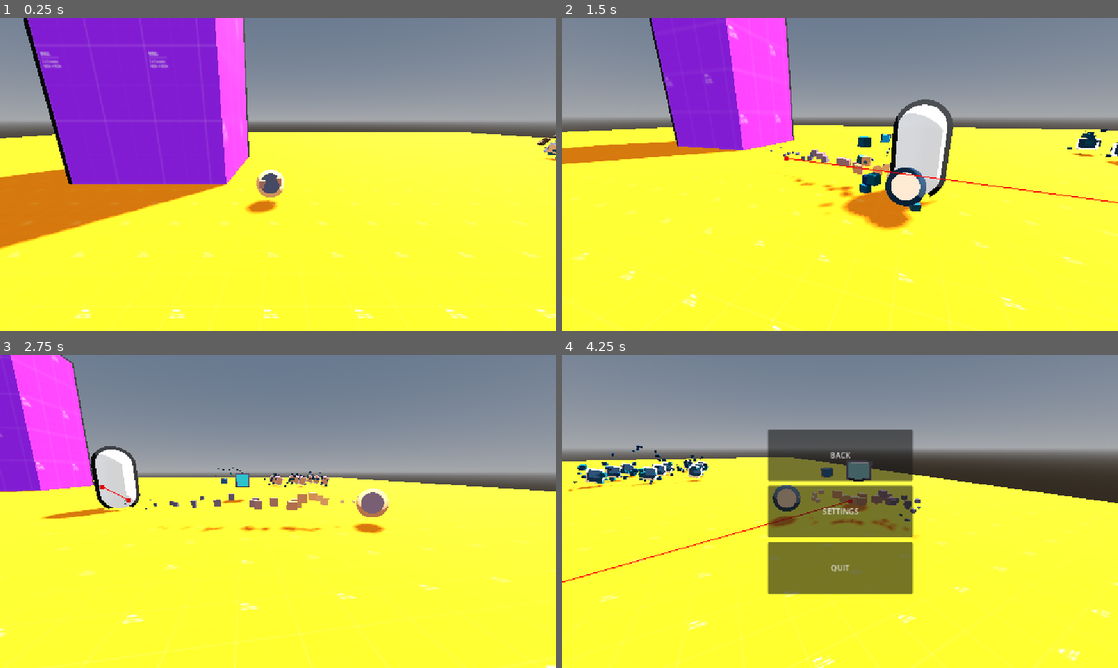
Above: before the commit, frames 1-4 (two rows, left to right).
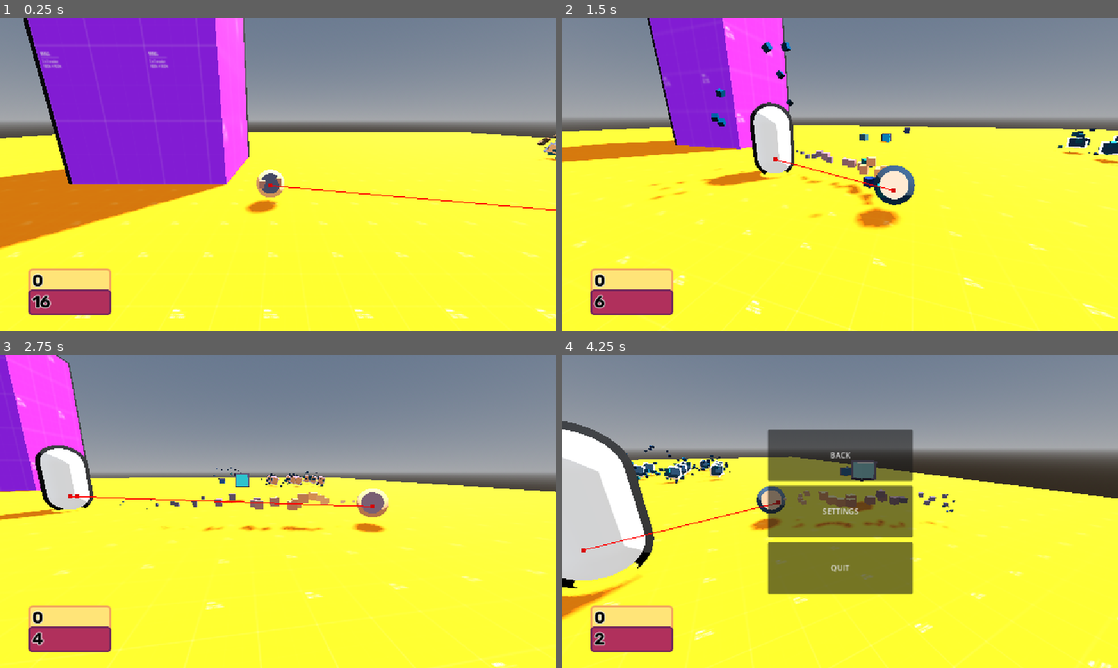
Above: after the commit, the same moments.

Repository: cookie1170/pirate-software-jam
Game: Godot game, scene res://levels/level.tscn
Same seed, same stepped clock (60 frames per second), same inputs: the game is played once before the commit and once after it.
Inputs (mouse positions are in pixels of both pictures, inside the frame that each line leads up to):
- Up to frame 1 (0.25 s): no input
- Up to frame 2 (1.5 s): tap Enter at 0.5 s; move the mouse to (867, 174) at 0.52 s; press the mouse at (867, 174) at 0.53 s; hold D (right) 0.53-1.28 s; tap Space (jump) at 0.77 s; move the mouse to (812, 174) at 1.27 s; release the mouse at (812, 174) at 1.28 s; hold S (back) from 1.28 s (still down); tap W (forw) at 1.35 s
- Up to frame 3 (2.75 s): tap Space (jump) at 1.52 s; move the mouse to (289, 505) at 2.02 s; release S (back) at 2.03 s; press the mouse at (289, 505) at 2.03 s; hold D (right) from 2.03 s (still down)
- Up to frame 4 (4.25 s): move the mouse to (834, 517) at 2.77 s; release the mouse at (834, 517) at 2.78 s; tap W (forw) at 2.85 s; tap Space (jump) at 3.02, 3.77 s; move the mouse to (878, 514) at 3.52 s; release D (right) at 3.53 s; press the mouse at (878, 514) at 3.53 s; hold A (left) from 3.53 s (still down); tap ` (pause) at 4.15 s

The runs differ from the first frame. In frame 1, 2.4% of the frame differs, in the area x 5-100%, y 52-95%; in frame 2, 13%; in frame 3, 8.6%; in frame 4, 14%, in the area x 0-100%, y 21-100%.

Commit message:
i have no idea

Diff:
--- a/common/hitbox.gd
+++ b/common/hitbox.gd
@@ -1,9 +1,10 @@
 class_name Hitbox
 extends Area3D
 
-@export var damage : int = 4
+@export_range(0, 100) var damage : int = 4
 @export var has_pierce : bool = true
-@export var pierce : int = 1
+@export_range(1, 20) var pierce : int = 1
+@export_range(0, 10) var knockback : float = 5
 @export_enum("Player", "Enemy") var type : String
 
 func _ready() -> void:
--- /dev/null
+++ b/common/ui/hud/hud.gd
@@ -0,0 +1,7 @@
+extends Control
+
+@onready var player : Player = get_tree().get_first_node_in_group("player")
+
+func _physics_process(delta: float) -> void:
+	%CoinLabel.text = str(player.coins)
+	%BlockLabel.text = str(player.block_amount)
--- /dev/null
+++ b/common/ui/hud/hud.tscn
@@ -0,0 +1,101 @@
+[gd_scene load_steps=5 format=3 uid="uid://ptj3tog7skao"]
+
+[ext_resource type="Script" uid="uid://bbq1uagk4q68d" path="res://common/ui/hud/hud.gd" id="1_wuvj5"]
+[ext_resource type="FontFile" uid="uid://crgj5nxei62tk" path="res://common/ui/Rubik-Bold.ttf" id="2_862u4"]
+
+[sub_resource type="StyleBoxFlat" id="StyleBoxFlat_wuvj5"]
+bg_color = Color(1, 0.894118, 0.470588, 1)
+border_width_left = 4
+border_width_top = 4
+border_width_right = 4
+border_width_bottom = 4
+border_color = Color(0.94902, 0.65098, 0.368627, 1)
+corner_radius_top_left = 8
+corner_radius_top_right = 8
+corner_radius_bottom_right = 8
+corner_radius_bottom_left = 8
+
+[sub_resource type="StyleBoxFlat" id="StyleBoxFlat_aklx7"]
+bg_color = Color(0.690196, 0.188235, 0.360784, 1)
+border_width_left = 4
+border_width_top = 4
+border_width_right = 4
+border_width_bottom = 4
+border_color = Color(0.45098, 0.152941, 0.360784, 1)
+corner_radius_top_left = 8
+corner_radius_top_right = 8
+corner_radius_bottom_right = 8
+corner_radius_bottom_left = 8
+
+[node name="HUD" type="Control"]
+layout_mode = 3
+anchors_preset = 15
+anchor_right = 1.0
+anchor_bottom = 1.0
+grow_horizontal = 2
+grow_vertical = 2
+mouse_filter = 2
+script = ExtResource("1_wuvj5")
+
+[node name="VBoxContainer" type="VBoxContainer" parent="."]
+layout_mode = 1
+anchors_preset = -1
+anchor_left = 0.05
+anchor_top = 0.8
+anchor_right = 0.2
+anchor_bottom = 0.95
+grow_vertical = 0
+mouse_filter = 2
+theme_override_constants/separation = -10
+
+[node name="CoinPanel" type="PanelContainer" parent="VBoxContainer"]
+layout_mode = 2
+size_flags_vertical = 3
+mouse_filter = 2
+theme_override_styles/panel = SubResource("StyleBoxFlat_wuvj5")
+
+[node name="CoinHBox" type="HBoxContainer" parent="VBoxContainer/CoinPanel"]
+layout_mode = 2
+mouse_filter = 2
+
+[node name="CoinSprite" type="TextureRect" parent="VBoxContainer/CoinPanel/CoinHBox"]
+layout_mode = 2
+mouse_filter = 2
+
+[node name="CoinLabel" type="Label" parent="VBoxContainer/CoinPanel/CoinHBox"]
+unique_name_in_owner = true
+layout_mode = 2
+size_flags_horizontal = 8
+theme_override_colors/font_color = Color(0, 0, 0, 1)
+theme_override_colors/font_shadow_color = Color(0, 0, 0, 0.470588)
+theme_override_colors/font_outline_color = Color(1, 1, 1, 1)
+theme_override_constants/outline_size = 16
+theme_override_fonts/font = ExtResource("2_862u4")
+theme_override_font_sizes/font_size = 32
+text = "%s"
+
+[node name="BlockPanel" type="PanelContainer" parent="VBoxContainer"]
+layout_mode = 2
+size_flags_vertical = 3
+mouse_filter = 2
+theme_override_styles/panel = SubResource("StyleBoxFlat_aklx7")
+
+[node name="BlockHBox" type="HBoxContainer" parent="VBoxContainer/BlockPanel"]
+layout_mode = 2
+mouse_filter = 2
+
+[node name="BlockSprite" type="TextureRect" parent="VBoxContainer/BlockPanel/BlockHBox"]
+layout_mode = 2
+mouse_filter = 2
+
+[node name="BlockLabel" type="Label" parent="VBoxContainer/BlockPanel/BlockHBox"]
+unique_name_in_owner = true
+layout_mode = 2
+size_flags_horizontal = 8
+theme_override_colors/font_color = Color(0, 0, 0, 1)
+theme_override_colors/font_shadow_color = Color(0, 0, 0, 0.470588)
+theme_override_colors/font_outline_color = Color(1, 1, 1, 1)
+theme_override_constants/outline_size = 16
+theme_override_fonts/font = ExtResource("2_862u4")
+theme_override_font_sizes/font_size = 32
+text = "%s"
--- a/common/pause_menu/pause_menu.tscn
+++ b/common/ui/pause_menu/pause_menu.tscn
@@ -1,6 +1,6 @@
 [gd_scene load_steps=3 format=3 uid="uid://yph83yaseuro"]
 
-[ext_resource type="Script" uid="uid://dwo7iwr3inwrf" path="res://common/pause_menu/pause_menu.gd" id="1_go8nb"]
+[ext_resource type="Script" uid="uid://dwo7iwr3inwrf" path="res://common/ui/pause_menu/pause_menu.gd" id="1_go8nb"]
 [ext_resource type="PackedScene" uid="uid://px6a2dg8cawb" path="res://addons/modular-settings-menu/scenes/settings.tscn" id="2_dndfr"]
 
 [node name="Pause" type="Control"]
--- a/enemies/basic_enemy.gd
+++ b/enemies/basic_enemy.gd
@@ -10,6 +10,10 @@
 var target_pos : Vector3
 
 
+func _ready() -> void:
+	_on_path_update()
+
+
 func _physics_process(delta: float) -> void:
 	var direction : Vector3 = nav.get_next_path_position() - global_position
 	direction = direction.normalized()
@@ -19,14 +23,8 @@
 	velocity.z = move_toward(
 		velocity.z, direction.z * max_speed, 1.0 / accel_sec * delta
 	)
+	velocity.y -= 15 * delta
 	move_and_slide()
-
-
-func _process(_delta: float) -> void:
-	if not %DissolveTimer.is_stopped():
-		var dissolve_amount : float
-		dissolve_amount = (0.5 - %DissolveTimer.time_left) * 2
-		%Mesh.mesh.material.set_shader_parameter("dissolve_amount", dissolve_amount)
 
 
 func _get_hit(hitbox : Hitbox) -> void:
@@ -39,20 +37,22 @@
 		1,
 		hitbox_horizontal_vel.y
 		)
+	velocity = Vector3(
+		hitbox_horizontal_vel.x * hitbox.knockback,
+		5 * clampf(hitbox.knockback, 0, 1),
+		hitbox_horizontal_vel.y * hitbox.knockback,
+	)
 
 	health -= hitbox.damage
 	if health <= 0:
+		%AnimationPlayer.stop()
 		%AnimationPlayer.play("die")
 	else:
+		%AnimationPlayer.stop()
 		%AnimationPlayer.play("hurt")
-
-
-func flash(flash_color : Color) -> void:
-	%Mesh.mesh.material.set_shader_parameter("albedo", flash_color)
-	await get_tree().create_timer(0.2).timeout
-	%Mesh.mesh.material.set_shader_parameter("albedo", prev_color)
 
 
 func _on_path_update() -> void:
 	target_pos = player.global_position
 	nav.target_position = target_pos
+	%NavTimer.wait_time = randf_range(0.01, 0.01)
--- a/enemies/basic_enemy.tscn
+++ b/enemies/basic_enemy.tscn
@@ -31,6 +31,9 @@
 
 uniform sampler2D dissolve_noise_texture;
 uniform float dissolve_amount : hint_range(0.0, 1.0, 0.05);
+uniform float flash_amount : hint_range(0.0, 1.0 ,0.05);
+uniform vec4 flash_color : source_color;
+uniform vec4 dissolve_color : source_color;
 
 void vertex() {
 	UV = UV * uv1_scale.xy + uv1_offset.xy;
@@ -53,6 +56,11 @@
 		if (texture(dissolve_noise_texture, UV).r < dissolve_amount){
 		ALPHA = 0.0;
 	}
+		if (texture(dissolve_noise_texture, UV).r < dissolve_amount + 0.1 && dissolve_amount > 0.0){
+			ALBEDO = dissolve_color.rgb;
+		}
+
+	ALBEDO = mix(ALBEDO, flash_color.rgb, flash_amount);
 }
 "
 
@@ -60,6 +68,7 @@
 seed = 12
 
 [sub_resource type="NoiseTexture2D" id="NoiseTexture2D_li1hj"]
+seamless = true
 noise = SubResource("FastNoiseLite_5xrap")
 
 [sub_resource type="ShaderMaterial" id="ShaderMaterial_qjw0p"]
@@ -79,6 +88,9 @@
 shader_parameter/uv2_offset = Vector3(0, 0, 0)
 shader_parameter/dissolve_noise_texture = SubResource("NoiseTexture2D_li1hj")
 shader_parameter/dissolve_amount = 0.0
+shader_parameter/flash_amount = 0.0
+shader_parameter/flash_color = Color(0.47, 0, 0, 1)
+shader_parameter/dissolve_color = Color(1, 0.666667, 0.368627, 1)
 
 [sub_resource type="CapsuleMesh" id="CapsuleMesh_qjw0p"]
 resource_local_to_scene = true
@@ -104,12 +116,20 @@
 
 [sub_resource type="CapsuleShape3D" id="CapsuleShape3D_6ofcp"]
 
+[sub_resource type="StandardMaterial3D" id="StandardMaterial3D_5xrap"]
+vertex_color_use_as_albedo = true
+
 [sub_resource type="BoxMesh" id="BoxMesh_ubayq"]
+material = SubResource("StandardMaterial3D_5xrap")
 size = Vector3(0.3, 0.3, 0.3)
 
 [sub_resource type="Curve" id="Curve_ubayq"]
-_data = [Vector2(0, 0), 0.0, 0.0, 0, 0, Vector2(0.0785124, 1), 0.0, 0.0, 0, 0, Vector2(1, 0), 0.0, 0.0, 0, 0]
-point_count = 3
+_data = [Vector2(0, 1), 0.0, -1.0, 0, 1, Vector2(1, 0), 0.0, -4.24561, 0, 1]
+point_count = 2
+
+[sub_resource type="Gradient" id="Gradient_5xrap"]
+offsets = PackedFloat32Array(0, 0.87963)
+colors = PackedColorArray(1, 1, 1, 1, 0, 0, 0, 1)
 
 [sub_resource type="CapsuleShape3D" id="CapsuleShape3D_5xrap"]
 radius = 0.75
@@ -143,9 +163,35 @@
 "update": 1,
 "values": [true]
 }
+tracks/2/type = "value"
+tracks/2/imported = false
+tracks/2/enabled = true
+tracks/2/path = NodePath("Mesh:mesh:material:shader_parameter/flash_amount")
+tracks/2/interp = 1
+tracks/2/loop_wrap = true
+tracks/2/keys = {
+"times": PackedFloat32Array(0),
+"transitions": PackedFloat32Array(1),
+"update": 0,
+"values": [0.0]
+}
+tracks/3/type = "value"
+tracks/3/imported = false
+tracks/3/enabled = true
+tracks/3/path = NodePath("Mesh:mesh:material:shader_parameter/dissolve_amount")
+tracks/3/interp = 1
+tracks/3/loop_wrap = true
+tracks/3/keys = {
+"times": PackedFloat32Array(0),
+"transitions": PackedFloat32Array(1),
+"update": 0,
+"values": [0.0]
+}
 
 [sub_resource type="Animation" id="Animation_ubayq"]
 resource_name = "die"
+length = 0.5
+step = 0.1
 tracks/0/type = "method"
 tracks/0/imported = false
 tracks/0/enabled = true
@@ -153,7 +199,7 @@
 tracks/0/interp = 1
 tracks/0/loop_wrap = true
 tracks/0/keys = {
-"times": PackedFloat32Array(0, 1),
+"times": PackedFloat32Array(0, 0.5),
 "transitions": PackedFloat32Array(1, 1),
 "values": [{
 "args": [false],
@@ -187,24 +233,23 @@
 "update": 1,
 "values": [false]
 }
-tracks/3/type = "method"
+tracks/3/type = "value"
 tracks/3/imported = false
 tracks/3/enabled = true
-tracks/3/path = NodePath("DissolveTimer")
+tracks/3/path = NodePath("Mesh:mesh:material:shader_parameter/dissolve_amount")
 tracks/3/interp = 1
 tracks/3/loop_wrap = true
 tracks/3/keys = {
-"times": PackedFloat32Array(0),
-"transitions": PackedFloat32Array(1),
-"values": [{
-"args": [-1],
-"method": &"start"
-}]
+"times": PackedFloat32Array(0, 0.4),
+"transitions": PackedFloat32Array(1, 1),
+"update": 0,
+"values": [0.0, 1.0]
 }
 
 [sub_resource type="Animation" id="Animation_5xrap"]
 resource_name = "hurt"
-length = 0.001
+length = 0.3
+step = 0.05
 tracks/0/type = "value"
 tracks/0/imported = false
 tracks/0/enabled = true
@@ -217,18 +262,30 @@
 "update": 1,
 "values": [true]
 }
-tracks/1/type = "method"
+tracks/1/type = "value"
 tracks/1/imported = false
 tracks/1/enabled = true
-tracks/1/path = NodePath(".")
+tracks/1/path = NodePath("Mesh:mesh:material:shader_parameter/flash_amount")
 tracks/1/interp = 1
 tracks/1/loop_wrap = true
 tracks/1/keys = {
+"times": PackedFloat32Array(0, 0.05, 0.25, 0.3),
+"transitions": PackedFloat32Array(1, 1, 1, 1),
+"update": 0,
+"values": [0.0, 0.9, 0.9, 0.0]
+}
+tracks/2/type = "method"
+tracks/2/imported = false
+tracks/2/enabled = true
+tracks/2/path = NodePath("HurtParticles")
+tracks/2/interp = 1
+tracks/2/loop_wrap = true
+tracks/2/keys = {
 "times": PackedFloat32Array(0),
 "transitions": PackedFloat32Array(1),
 "values": [{
-"args": [Color(1, 0.420723, 0.397556, 1)],
-"method": &"flash"
+"args": [false],
+"method": &"restart"
 }]
 }
 
@@ -243,6 +300,7 @@
 collision_layer = 0
 script = ExtResource("1_ubayq")
 max_speed = 8.0
+accel_sec = 0.1
 
 [node name="NavAgent" type="NavigationAgent3D" parent="."]
 unique_name_in_owner = true
@@ -267,24 +325,26 @@
 unique_name_in_owner = true
 transform = Transform3D(1, 0, 0, 0, 1, 0, 0, 0, 1, 0, 1, 0)
 emitting = false
-amount = 24
+amount = 32
+lifetime = 0.7
 one_shot = true
-explosiveness = 0.85
+preprocess = 0.1
+explosiveness = 0.87
 randomness = 0.17
-lifetime_randomness = 0.2
+lifetime_randomness = 1.0
 mesh = SubResource("BoxMesh_ubayq")
-emission_shape = 3
-emission_box_extents = Vector3(0.2, 0.5, 0.2)
 particle_flag_align_y = true
-direction = Vector3(0, 1, 1)
-spread = 27.3
-initial_velocity_min = 5.0
-initial_velocity_max = 10.0
-angular_velocity_min = 140.15
-angular_velocity_max = 140.15
-damping_min = 4.115
-damping_max = 4.115
+direction = Vector3(0, 0.7, 1)
+spread = 17.31
+initial_velocity_min = 7.5
+initial_velocity_max = 12.5
+damping_min = 3.505
+damping_max = 9.274
 scale_amount_curve = SubResource("Curve_ubayq")
+color = Color(1, 0, 0, 1)
+color_ramp = SubResource("Gradient_5xrap")
+hue_variation_min = -1.0
+hue_variation_max = 1.0
 
 [node name="Hurtbox" type="Area3D" parent="."]
 script = ExtResource("2_6ofcp")
@@ -312,13 +372,10 @@
 &"": SubResource("AnimationLibrary_6ofcp")
 }
 
-[node name="DissolveTimer" type="Timer" parent="."]
+[node name="NavTimer" type="Timer" parent="."]
 unique_name_in_owner = true
 wait_time = 0.5
-one_shot = true
-
-[node name="PathUpdateTimer" type="Timer" parent="."]
 autostart = true
 
 [connection signal="navigation_finished" from="NavAgent" to="." method="_on_path_update"]
-[connection signal="timeout" from="PathUpdateTimer" to="." method="_on_path_update"]
+[connection signal="timeout" from="NavTimer" to="." method="_on_path_update"]
--- a/player/player.gd
+++ b/player/player.gd
@@ -33,6 +33,7 @@
 var accuracy : float
 var bullet_amount : int = 3
 var is_one_hit : bool = false
+var coins : int = 0
 @export var upgrades : Array[Upgrade]
 #endregion
 
--- a/player/player.tscn
+++ b/player/player.tscn
@@ -147,7 +147,7 @@
 	else:
 		emitting = false
 	if int(scale.x) < 6:
-		set_draw_pass_mesh(0, BLOCKS[int(scale.x)])
+		set_draw_pass_mesh(0, BLOCKS[int(clampf(scale.x, 1, 5))])
 "
 
 [sub_resource type="Curve" id="Curve_rkbax"]
@@ -182,7 +182,7 @@
 collision_layer = 0
 script = ExtResource("1_oul6g")
 base_move_speed = 10.0
-accel_sec = 0.25
+accel_sec = 0.15
 base_attack_speed = 2.0
 base_damage = 20
 base_accuracy = 1.0
--- a/project.godot
+++ b/project.godot
@@ -23,7 +23,8 @@
 [autoload]
 
 SettingsDataManager="*res://addons/modular-settings-menu/singletons/settings_data_manager.gd"
-PauseMenu="*res://common/pause_menu/pause_menu.tscn"
+PauseMenu="*res://common/ui/pause_menu/pause_menu.tscn"
+Hud="*res://common/ui/hud/hud.tscn"
 
 [display]
 
Binary file added: common/ui/Rubik-Black.ttf
Not shown, added: common/ui/Rubik-Black.ttf.import
Binary file added: common/ui/Rubik-BlackItalic.ttf
Not shown, added: common/ui/Rubik-BlackItalic.ttf.import
Binary file added: common/ui/Rubik-Bold.ttf
Not shown, added: common/ui/Rubik-Bold.ttf.import
Binary file added: common/ui/Rubik-BoldItalic.ttf
Not shown, added: common/ui/Rubik-BoldItalic.ttf.import
Binary file added: common/ui/Rubik-ExtraBold.ttf
Not shown, added: common/ui/Rubik-ExtraBold.ttf.import
Binary file added: common/ui/Rubik-ExtraBoldItalic.ttf
Not shown, added: common/ui/Rubik-ExtraBoldItalic.ttf.import
(and 22 more such lines)
